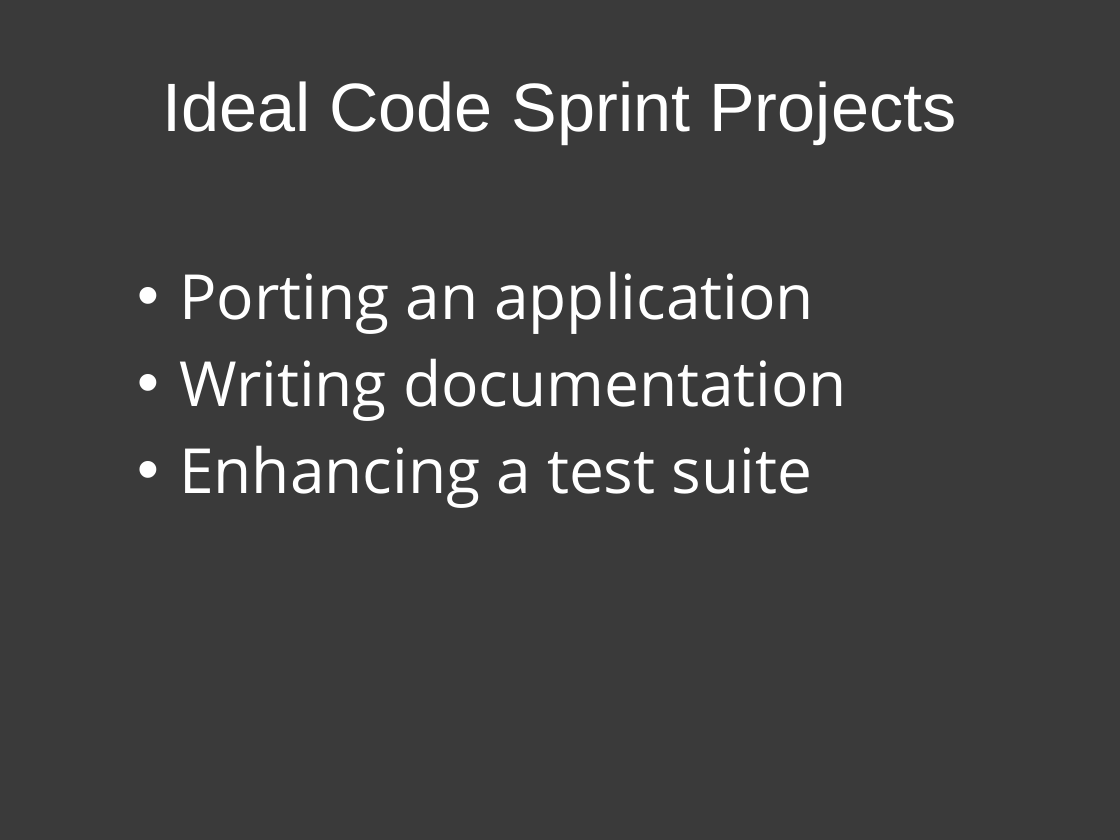
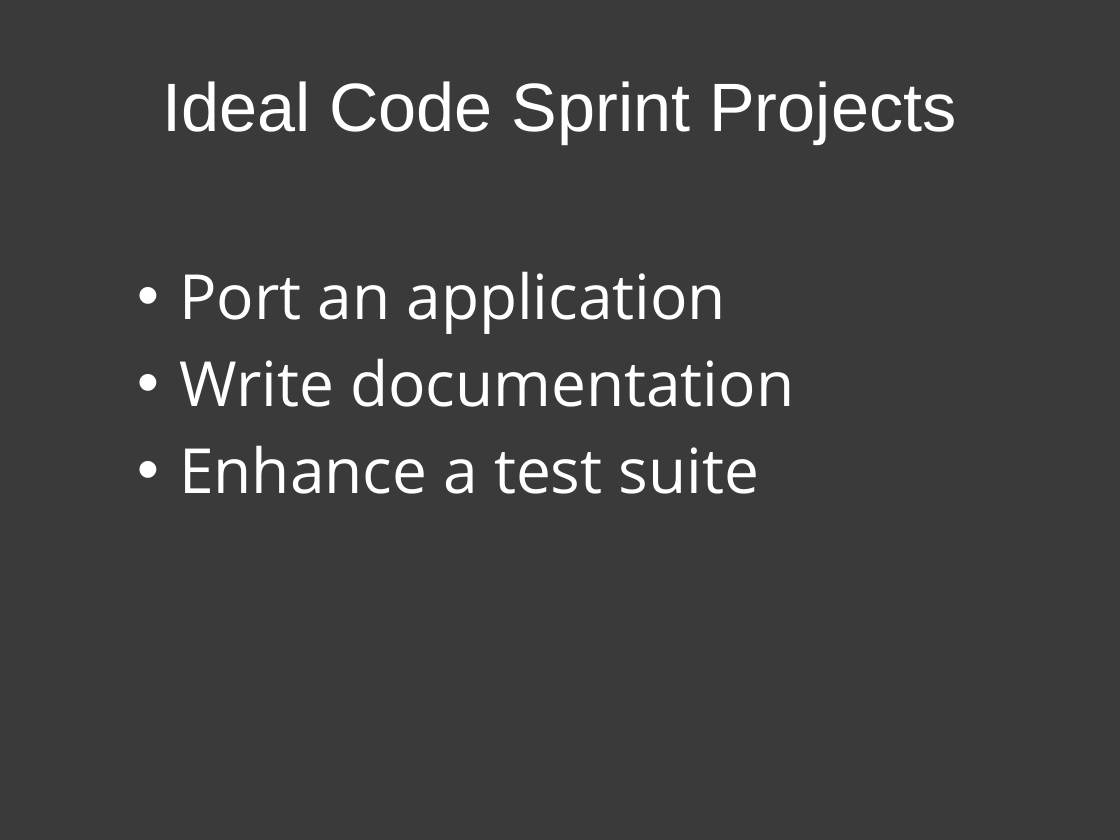
Before and after one commit to patik/code-sprint, a slide deck: slide 15 of code-sprint.pptx. Drawn at 1120x840 pixels with LibreOffice and Linux fonts; fonts in the diff are those of the drawing. Boxes give left, top, right and bottom in pixels: in the first picture for what was removed or moved away, otherwise in the second. Text is boxed around its words. In the diff, an @@ line names an element or a change of style, - is before the commit and + after.

```diff
--- a/code-sprint.pptx
+++ b/code-sprint.pptx
@@ text at (x1=179, y1=271, x2=794, y2=494): text changed @@
-• Porting an application
-• Writing documentation
-• Enhancing a test suite
+• Port an application
+• Write documentation
+• Enhance a test suite
```
Also in this commit, not shown: 8 other slides changed, 1 other file.
